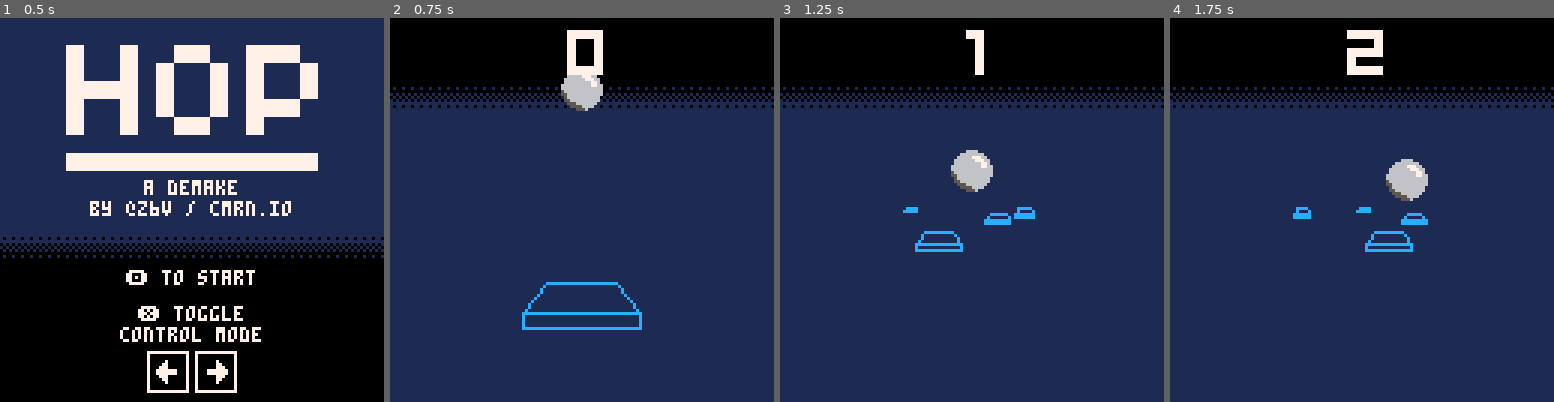
Above: before the commit, frames 1-4 (left to right).
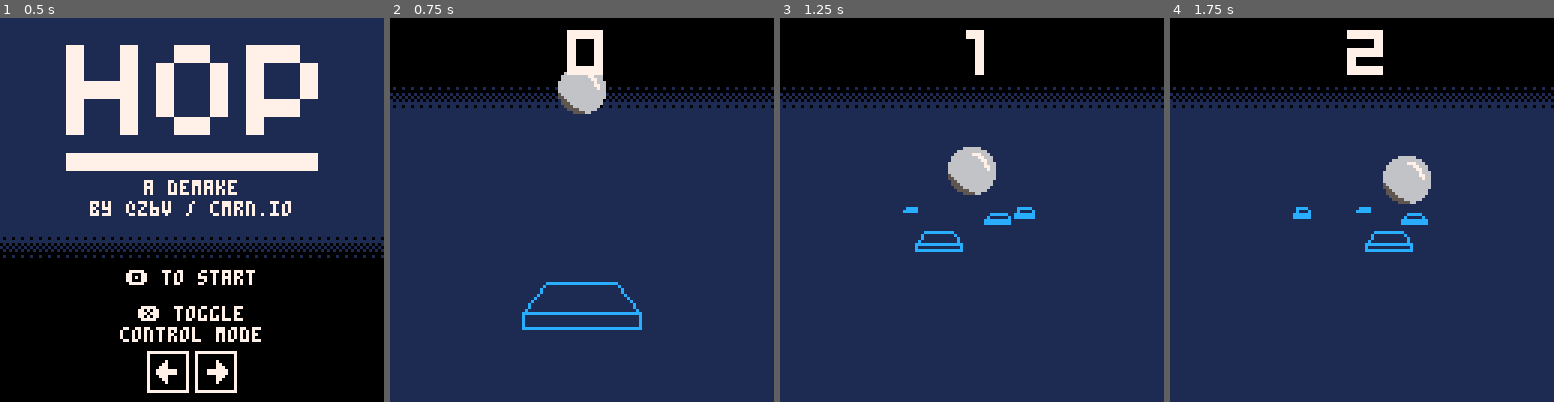
Above: after the commit, the same moments.

Repository: cbrwn/pico8carts
Game: PICO-8 cartridge hop.p8
The game is run twice, just before and just after one commit, with the same random seed, the same clock (stepped at 60 frames per second) and the same inputs.
Inputs (mouse positions are in pixels of both pictures, inside the frame that each line leads up to):
- Up to frame 1 (0.5 s): tap X (X key) at 0.33 s
- Up to frame 2 (0.75 s): click (670, 121) at 0.67 s; tap O (Z key) at 0.7 s
- Up to frame 3 (1.25 s): tap X (X key) at 1.07 s; click (826, 267) at 1.22 s
- Up to frame 4 (1.75 s): hold Right from 1.6 s (still down); tap O (Z key) at 1.7 s

Frame 1 is identical in both runs. In frame 2, 0.4% of the frame differs, in the area x 43-57%, y 14-25%; in frame 3, 0.5%, in the area x 43-57%, y 33-47%; in frame 4, 0.5%.

Commit message:
clean up code a little

Diff:
--- a/hop.p8
+++ b/hop.p8
@@ -17,7 +17,7 @@
 pspawn = 1.5
 
 -- misc stuff
-ctextwidth=5
+ctextwidth=5 -- width of custom numbers
 
 function _init()
 	platforms = {}
@@ -27,6 +27,7 @@
 
 	ball = {x=64,y=24,s=10,c=7}
 
+	-- reset all the game stuff
 	progress = 0
 	lastprog = 0
 	movespeed = 0
@@ -63,8 +64,7 @@
 		drawplatform(platforms[i])
 	end
 
-	-- todo: make ball pretty
-	--circfill(ball.x, ball.y, ball.s, ball.c)
+	-- draw ball
 	sspr(104,0,16,16,ball.x - 8,ball.y-8)
 
 	if mousecontrol then
@@ -119,6 +119,8 @@
 		-- dithered
 		sspr(16,7,bw,bh,x,ly+bh)
 	end
+	-- reset palette
+	pal(1,1)
 end
 
 function drawgameover()
@@ -128,14 +130,6 @@
 	-- goscreen.sx/y = score pos
 	-- goscreen.ox/y = option pos
 	-- todo: move logic to update
-	local sdy = 6
-	local sty = sdy-1
-	local soy = 96
-	local smx = 64
-	goscreen.sy -= (goscreen.sy - sdy) * 0.2
-	goscreen.ty -= (goscreen.ty - sty) * 0.1
-	goscreen.oy -= (goscreen.oy - soy) * 0.14
-	goscreen.mx -= (goscreen.mx - smx) * 0.08
 
 	-- score box
 	local bw,bh = 59,36
@@ -233,6 +227,16 @@
 		-- back to menu
 		gamestate = 0
 	end
+
+	-- display logic
+	local sdy = 6
+	local sty = sdy-1
+	local soy = 96
+	local smx = 64
+	goscreen.sy -= (goscreen.sy - sdy) * 0.2
+	goscreen.ty -= (goscreen.ty - sty) * 0.1
+	goscreen.oy -= (goscreen.oy - soy) * 0.14
+	goscreen.mx -= (goscreen.mx - smx) * 0.08
 end
 
 -- makes a line using two points
@@ -452,22 +456,22 @@
 	sspr(xs*8,ys*8,8,8,x,y,w,h)
 end
 __gfx__
-0000000000000000111111100000055000000000000000000000000000000000000000000000000000000000000000000a000000000000000000000000000000
-000000000000000011111110000057750000000007777777777777700777777777777770009999000066660000444400a7a00000000000666600000000000000
-0070070000077000111111100000577500000000070000000000007007000000000000700999aa9006667760044499400a000000000066666666000000000000
-00077000007007001111111000005775550000000700000000000070070000000000007009999a90066667600444494000000000000666667776600000000000
-00077000070000701111111000005775775550000700000700000070070000007000007009999990066666600444444000000000006666666777660000000000
-00700700070000701111111000005775775775000700007700000070070000007700007009999990066666600444444000000000006666666667760000000000
-00000000000000001111111055505775775775000700077700000070070000007770007000999900006666000044440000000000066666666667766000000000
-00000000000000001111111057755777777775000700777777700070070007777777007000000000000000000000000000000000066666666666666000000000
-00000000000000001111110057775777777775000700777777700070070007777777007000000000000000000000000000000000056666666666666000000000
-07007007700777001111110005775777777775000700077700000070070000007770007000000000000000000000000000000000055666666666666000000000
-07007070070700701011010000577777777775000700007700000070070000007700007000000000000000000000000000000000005666666666660000000000
-07777070070700701111110000577777777775000700000700000070070000007000007000000000000000000000000000000000005566666666660000000000
-07007070070777000101010000057777777750000700000000000070070000000000007000000000000000000000000000000000000555666666600000000000
-07007007700700001010100000005777777750000700000000000070070000000000007000000000000000000000000000000000000055556666000000000000
-00000000000000000101010000000555555550000777777777777770077777777777777000000000000000000000000000000000000000555600000000000000
-07777777777777700000000000000000000000000000000000000000000000000000000000000000000000000000000000000000000000000000000000000000
+0000000000000000111111100000055000000000000000000000000000000000000000000000000000000000000000000a000000000006666660000000000000
+000000000000000011111110000057750000000007777777777777700777777777777770009999000066660000444400a7a00000000666666666600000000000
+0070070000077000111111100000577500000000070000000000007007000000000000700999aa9006667760044499400a000000006666667776660000000000
+00077000007007001111111000005775550000000700000000000070070000000000007009999a90066667600444494000000000066666666677666000000000
+00077000070000701111111000005775775550000700000700000070070000007000007009999990066666600444444000000000066666666667766000000000
+00700700070000701111111000005775775775000700007700000070070000007700007009999990066666600444444000000000666666666666766600000000
+00000000000000001111111055505775775775000700077700000070070000007770007000999900006666000044440000000000666666666666776600000000
+00000000000000001111111057755777777775000700777777700070070007777777007000000000000000000000000000000000666666666666676600000000
+00000000000000001111110057775777777775000700777777700070070007777777007000000000000000000000000000000000666666666666666600000000
+07007007700777001111110005775777777775000700077700000070070000007770007000000000000000000000000000000000566666666666666600000000
+07007070070700701011010000577777777775000700007700000070070000007700007000000000000000000000000000000000556666666666666600000000
+07777070070700701111110000577777777775000700000700000070070000007000007000000000000000000000000000000000055666666666666000000000
+07007070070777000101010000057777777750000700000000000070070000000000007000000000000000000000000000000000055566666666666000000000
+07007007700700001010100000005777777750000700000000000070070000000000007000000000000000000000000000000000005556666666660000000000
+00000000000000000101010000000555555550000777777777777770077777777777777000000000000000000000000000000000000555566666600000000000
+07777777777777700000000000000000000000000000000000000000000000000000000000000000000000000000000000000000000005555660000000000000
 00000000000000000100100000000000000000000000000000000000000000000000000000000000000000000000000000000000000000000000000000000000
 00000000000000000000000000000000000000000000000000000000000000000000000000000000000000000000000000000000000000000000000000000000
 00000000000000000000000000000000000000000000000000000000000000000000000000000000000000000000000000000000000000000000000000000000
